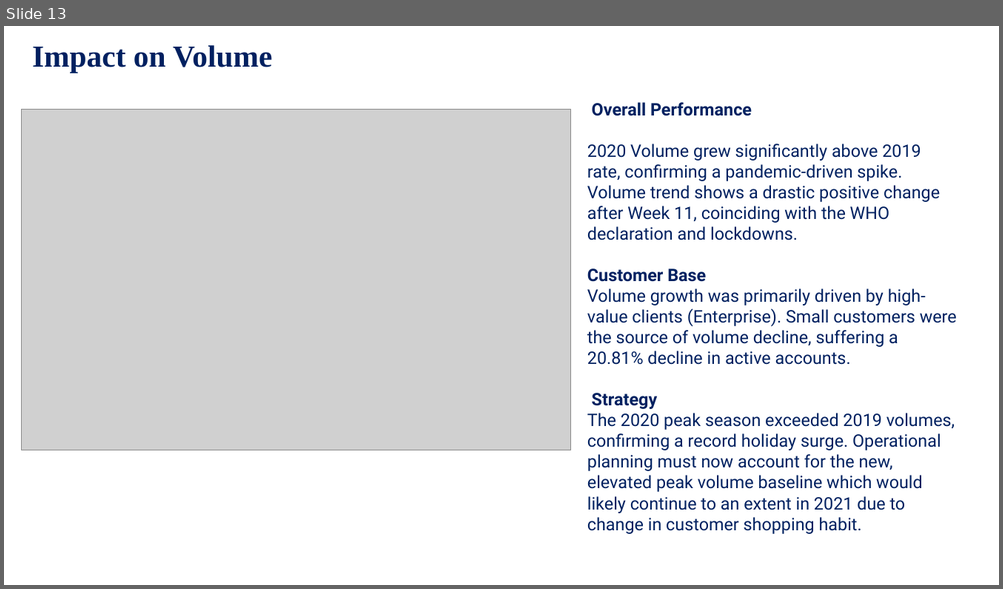
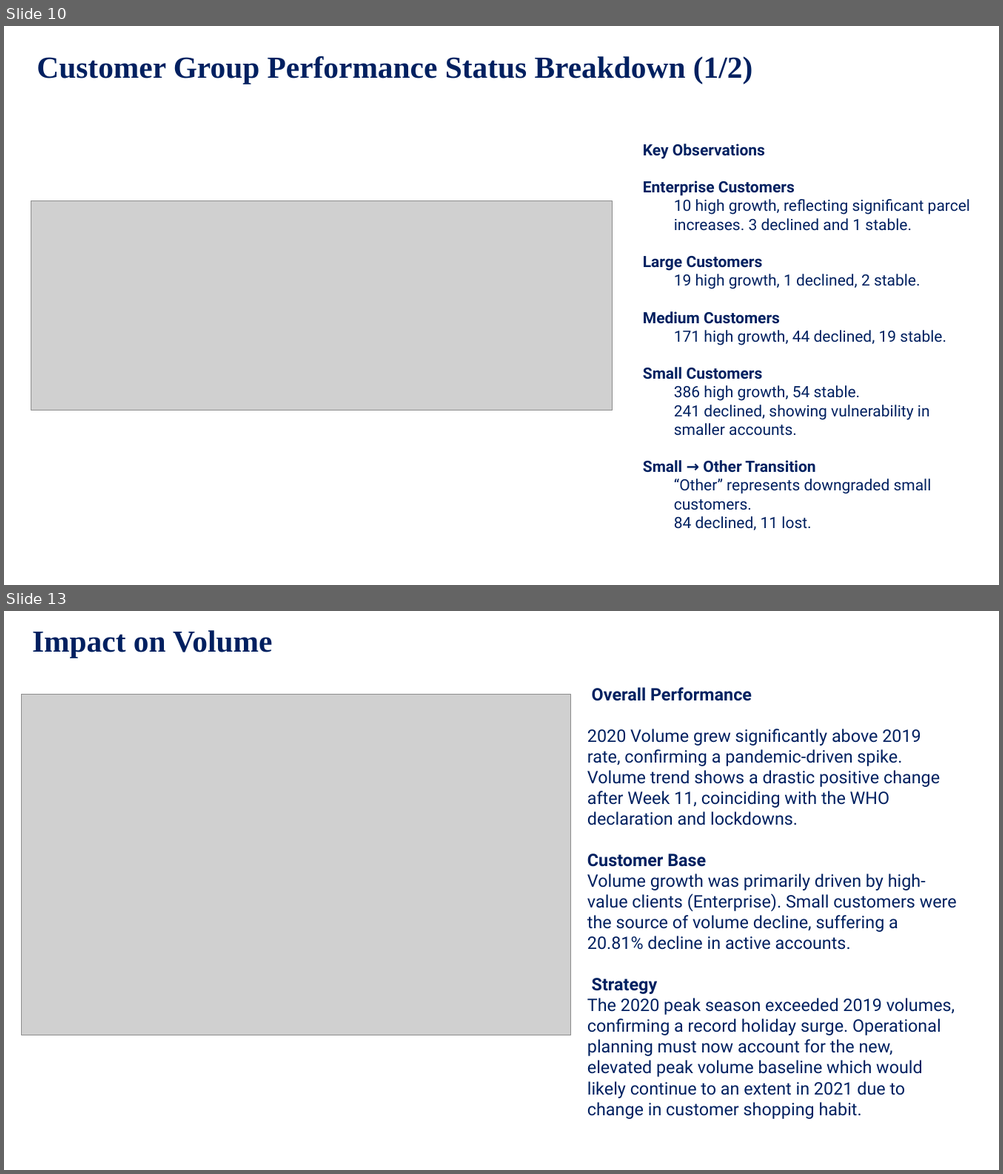
Before and after one commit to Nyleve-George/Covid_Parcel_Business_Project, a slide deck: PresentationE/The-COVID-19-Impact-on-ABC's-Business.pptx. Shown one above the other, each under a label of ours: slide 13 before the commit, slides 10 and 13 after it; the slides between them are not shown. The pictures are 1003x589 and 1003x1174 pixels, drawn with LibreOffice and Linux fonts; fonts in the diff are those of the drawing; grey boxes stand for pictures. Boxes give left, top, right and bottom in pixels: in the first picture for what was removed or moved away, otherwise in the second. Text is boxed around its words. In the diff, an @@ line names an element or a change of style, - is before the commit and + after.

```diff
--- a/PresentationE/The-COVID-19-Impact-on-ABC's-Business.pptx
+++ b/PresentationE/The-COVID-19-Impact-on-ABC's-Business.pptx
@@ slide 10 added at box(4, 26, 999, 585), background #FFFFFF @@
@@ text added at box(37, 56, 752, 84), 35.5 pt, text #002060, bold @@
+Customer Group Performance Status Breakdown (1/2)
@@ text added at box(643, 144, 970, 531), 18 pt, text #002060 @@
+Key Observations
+Enterprise Customers
+  10 high growth, reflecting significant parcel increases. 3 declined and 1 stable.
+Large Customers
+  19 high growth, 1 declined, 2 stable.
+Medium Customers
+  171 high growth, 44 declined, 19 stable.
+Small Customers
+  386 high growth, 54 stable.
+  241 declined, showing vulnerability in smaller accounts.
+Small → Other Transition
+  “Other” represents downgraded small customers.
+  84 declined, 11 lost.
@@ picture added at box(31, 201, 612, 410) @@
```
Also in this commit, not shown: 8 slides changed, 5 other slides added, 2 slides removed, 2 other files.
